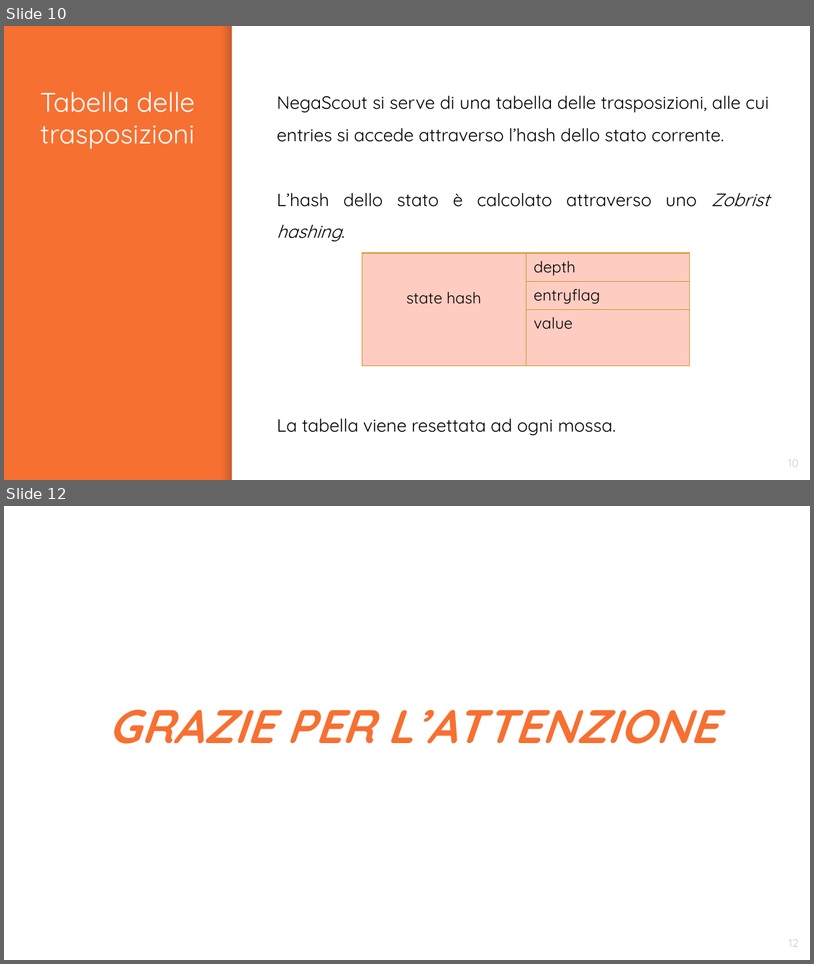
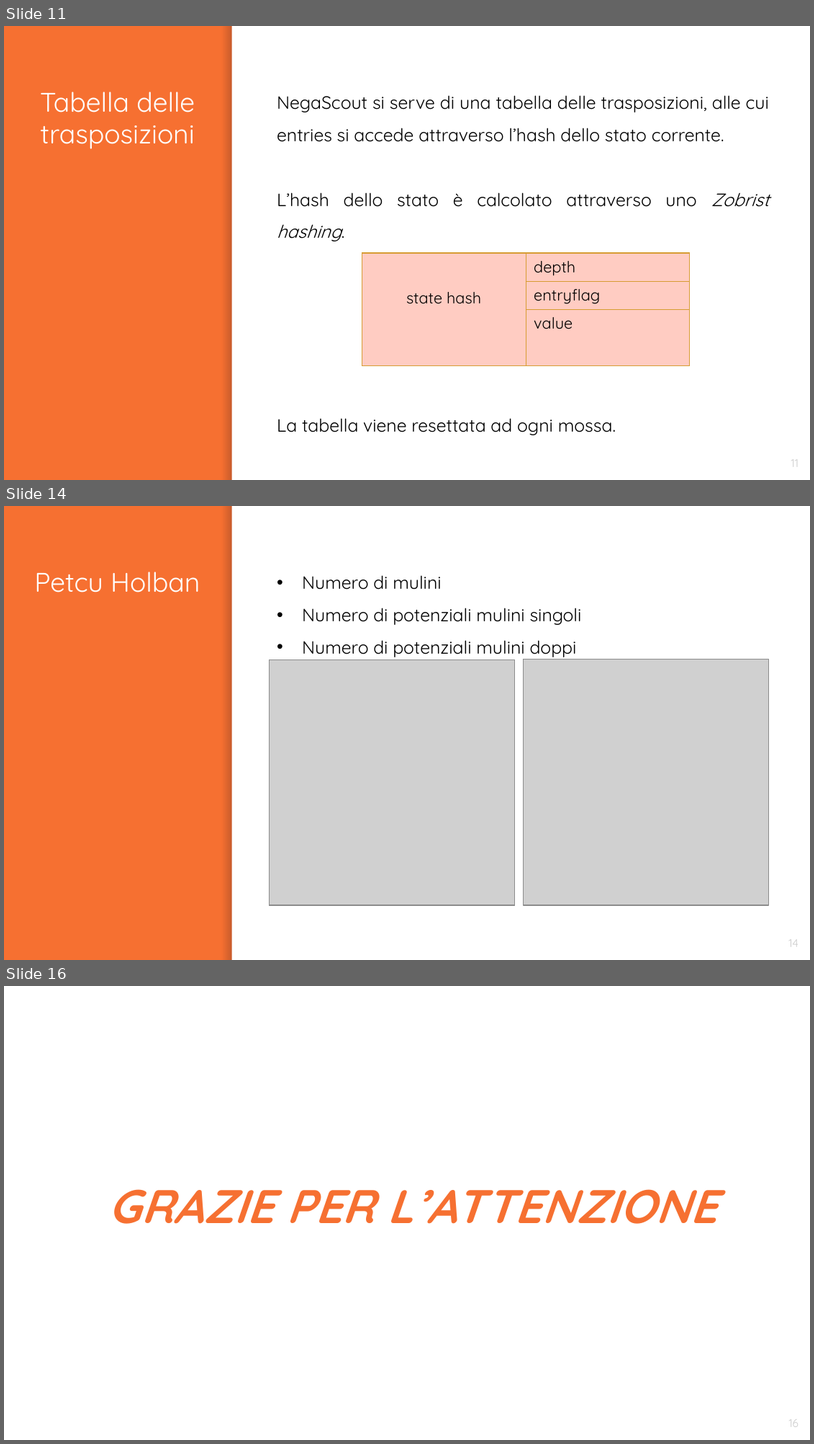
Before and after one commit to graitanto21/MillGates, a slide deck: Presentation/MillGates.pptx. Shown one above the other, each under a label of ours: slides 10 and 12 before the commit, slides 11, 14 and 16 after it; the slides between them are not shown. The pictures are 814x964 and 814x1444 pixels, drawn with LibreOffice and Linux fonts; fonts in the diff are those of the drawing; grey boxes stand for pictures. Boxes give left, top, right and bottom in pixels: in the first picture for what was removed or moved away, otherwise in the second. Text is boxed around its words. In the diff, an @@ line names an element or a change of style, - is before the commit and + after.

Commit message:
Added more detailed info about petcu holban

```diff
--- a/Presentation/MillGates.pptx
+++ b/Presentation/MillGates.pptx
@@ slide 14 added at [4, 506, 810, 960], background #F67031; not listed: 2 template elements that a slide beside it also shows @@
@@ title added at [34, 572, 200, 592], 24 pt, text #FFFFFF @@
+Petcu Holban
@@ text added at [302, 575, 582, 657], 16 pt, text #000000 @@
+• Numero di mulini
+• Numero di potenziali mulini singoli
+• Numero di potenziali mulini doppi
@@ picture added at [269, 660, 515, 905] @@
@@ picture added at [269, 659, 515, 904] @@
@@ picture added at [523, 659, 769, 905] @@
@@ page number added at [789, 939, 799, 947], 10 pt, text #CCCCCC @@
+14
@@ what was slide 10 is now slide 11 @@
@@ page number at [792, 459, 799, 460]: text changed @@
-10
+11
@@ what was slide 12 is now slide 16 @@
@@ page number at [790, 1419, 800, 1427]: text changed @@
-12
+16
```
Also in this commit, not shown: 3 slides changed, 3 other slides added, 16 other files.
